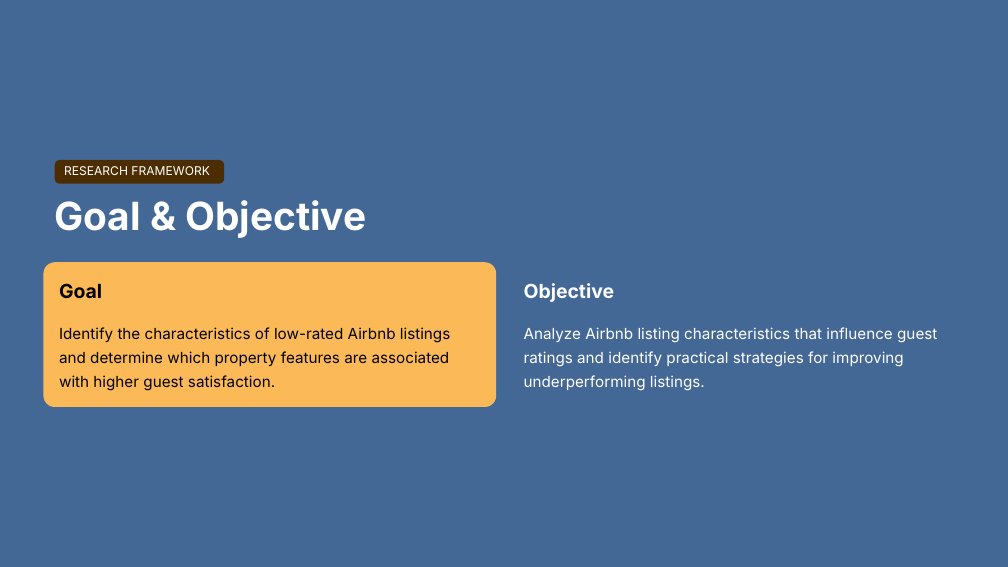
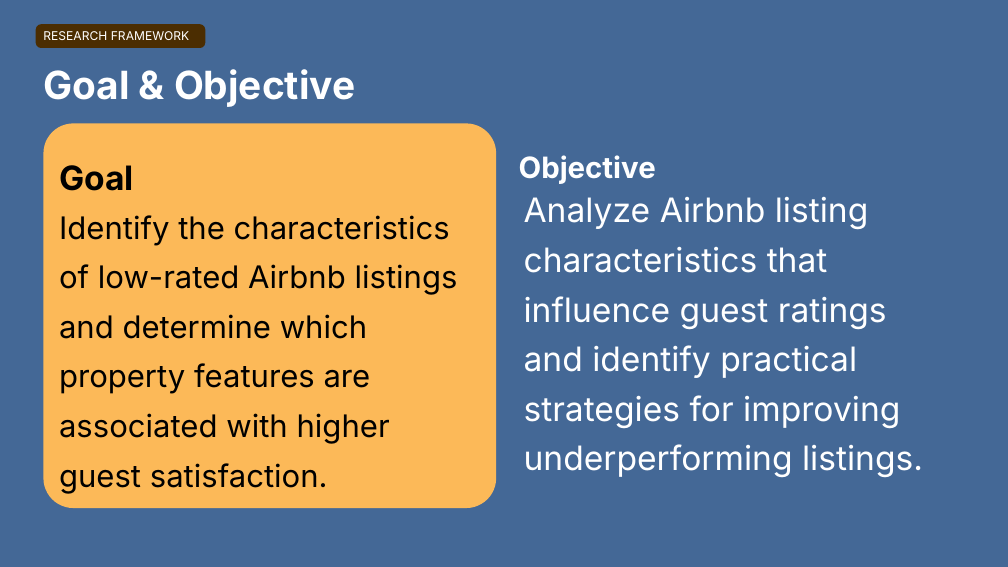
Before and after one commit to jannoelvero/first_project, a slide deck: slide 3 of slides/project_presentation.pptx. Drawn at 1008x567 pixels with LibreOffice and Linux fonts; fonts in the diff are those of the drawing; background and template pictures are left out. Boxes give left, top, right and bottom in pixels: in the first picture for what was removed or moved away, otherwise in the second. Text is boxed around its words. In the diff, an @@ line names an element or a change of style, - is before the commit and + after.

```diff
--- a/slides/project_presentation.pptx
+++ b/slides/project_presentation.pptx
@@ rounded rectangle: place and size @@
-rounded rectangle at [54,160,224,184]
+rounded rectangle at [36,24,205,48]
@@ text "RESEARCH FRAMEWORK": place and size @@
-text "RESEARCH FRAMEWORK" at [64,166,210,175]
+text "RESEARCH FRAMEWORK" at [43,31,190,40]
@@ text "Goal & Objective": place and size @@
-text "Goal & Objective" at [55,200,366,238]
+text "Goal & Objective" at [43,69,355,107]
@@ rounded rectangle: place and size @@
-rounded rectangle at [43,262,496,407]
+rounded rectangle at [43,123,496,508]
@@ text "Objective": place and size @@
-text "Objective" at [524,283,615,302]
+text "Objective" at [519,155,656,184]
@@ text "Objective" at [519,155,656,184]: size 18.5 to 28 pt @@
@@ text "Goal": place and size @@
-text "Goal" at [59,283,102,298]
+text "Goal" at [59,165,134,191]
@@ text "Goal" at [59,165,134,191]: size 18.5 to 32 pt @@
@@ text "Identify the characteristics of low-rated ...": place and size @@
-text "Identify the characteristics of low-rated ..." at [59,327,450,391]
+text "Identify the characteristics of low-rated ..." at [59,215,458,494]
@@ text "Identify the characteristics of low-rated ..." at [59,215,458,494]: size 14.5 to 29.6 pt @@
@@ text "Analyze Airbnb listing characteristics that ...": place and size @@
-text "Analyze Airbnb listing characteristics that ..." at [524,327,937,391]
+text "Analyze Airbnb listing characteristics that ..." at [524,197,923,477]
@@ text "Analyze Airbnb listing characteristics that ..." at [524,197,923,477]: size 14.5 to 32 pt; line spacing 1.33 to 1.23 @@
```
Also in this commit, not shown: 13 other slides changed, 1 slide added.
